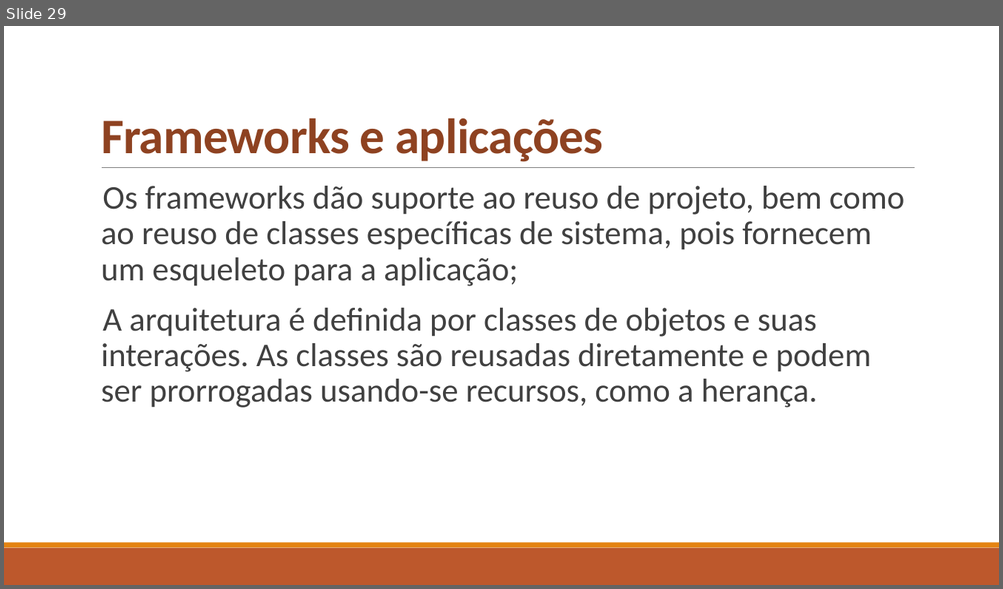
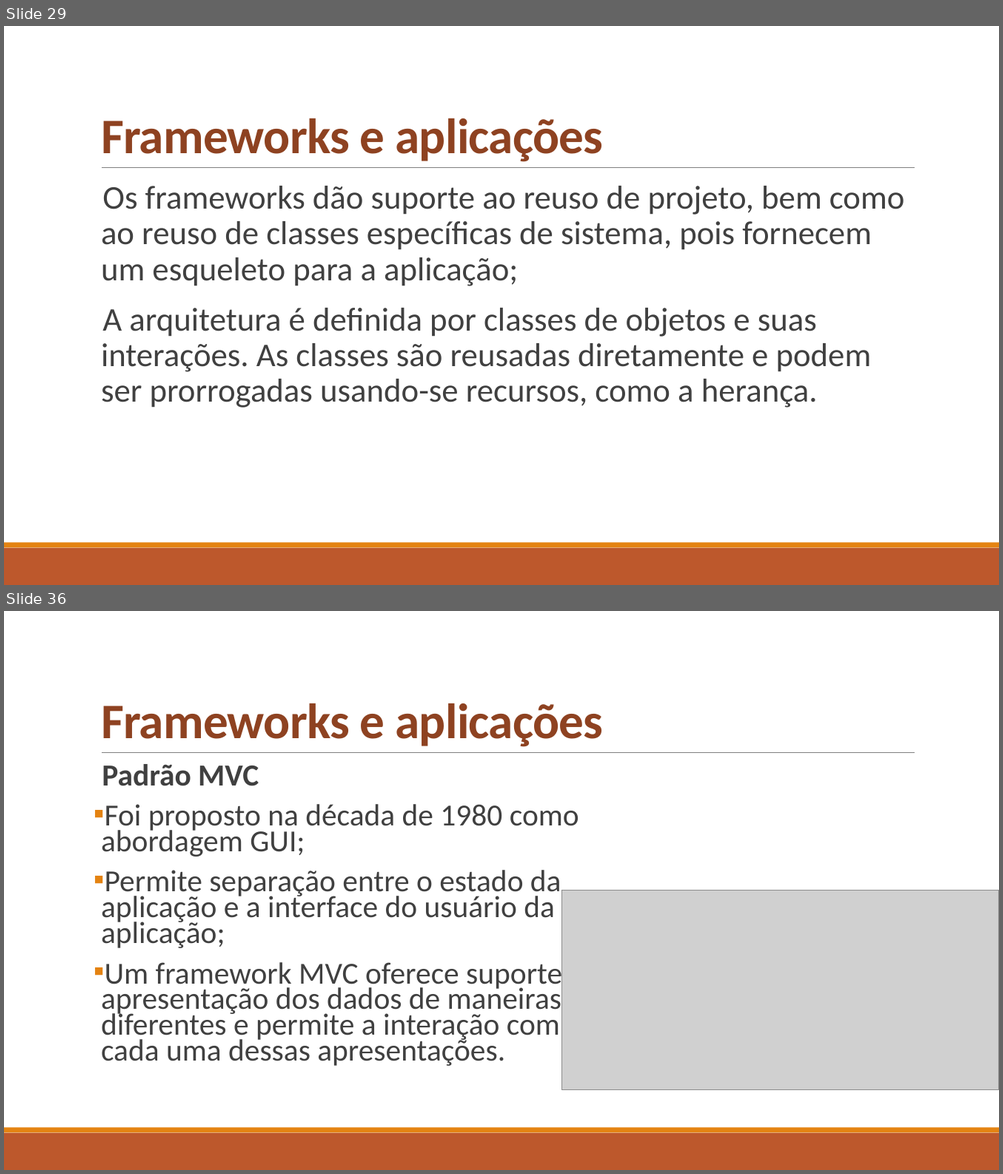
Before and after one commit to celsofurtado/reuso, a slide deck: Reuso de Software e Componentes.pptx. Shown one above the other, each under a label of ours: slide 29 before the commit, slides 29 and 36 after it; the slides between them are not shown. The pictures are 1003x589 and 1003x1174 pixels, drawn with LibreOffice and Linux fonts; fonts in the diff are those of the drawing; grey boxes stand for pictures. Boxes give left, top, right and bottom in pixels: in the first picture for what was removed or moved away, otherwise in the second. Text is boxed around its words. In the diff, an @@ line names an element or a change of style, - is before the commit and + after.

```diff
--- a/Reuso de Software e Componentes.pptx
+++ b/Reuso de Software e Componentes.pptx
@@ slide 36 added at [4,611,999,1170], background #FFFFFF; not listed: 3 template elements that a slide beside it also shows @@
@@ title added at [101,703,603,747], 48 pt, text #8E4221, bold @@
+Frameworks e aplicações
@@ text added at [101,764,579,1066], 29.6 pt, text #404040 @@
+  Padrão MVC
+▪ Foi proposto na década de 1980 como abordagem GUI;
+▪ Permite separação entre o estado da aplicação e a interface do usuário da aplicação;
+▪ Um framework MVC oferece suporte a apresentação dos dados de maneiras diferentes e permite a interação com cada uma dessas apresentações.
@@ picture added at [561,891,999,1091] @@
```
Also in this commit, not shown: 62 other slides added.
